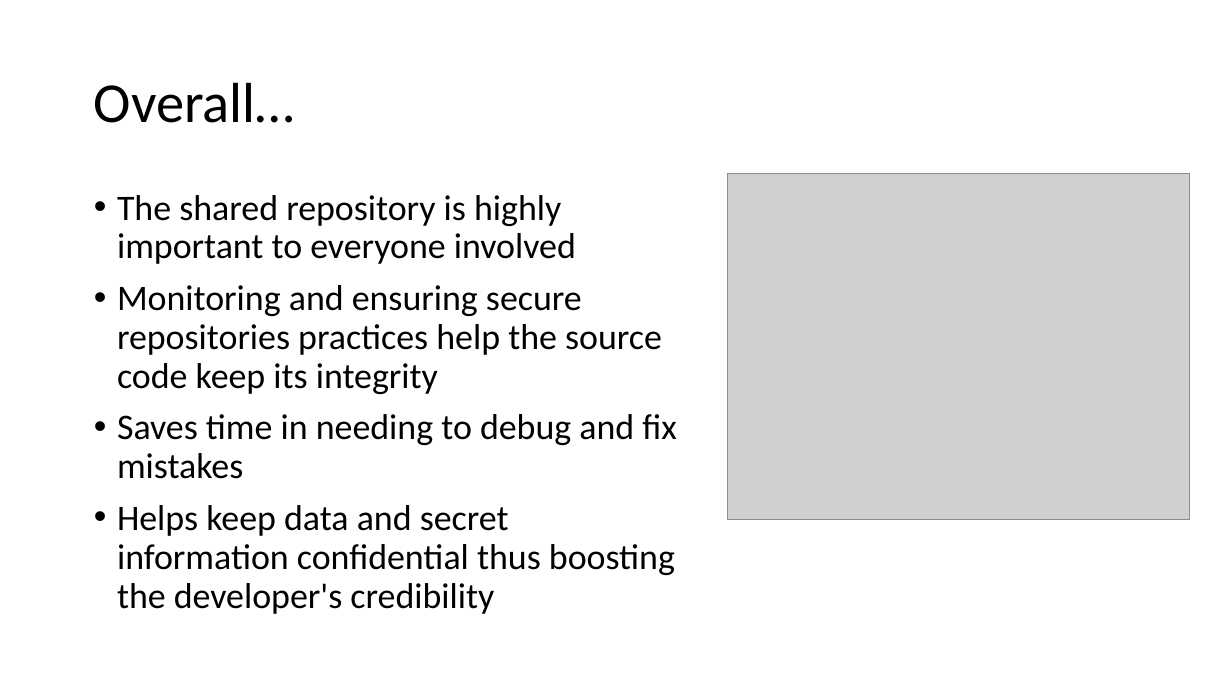
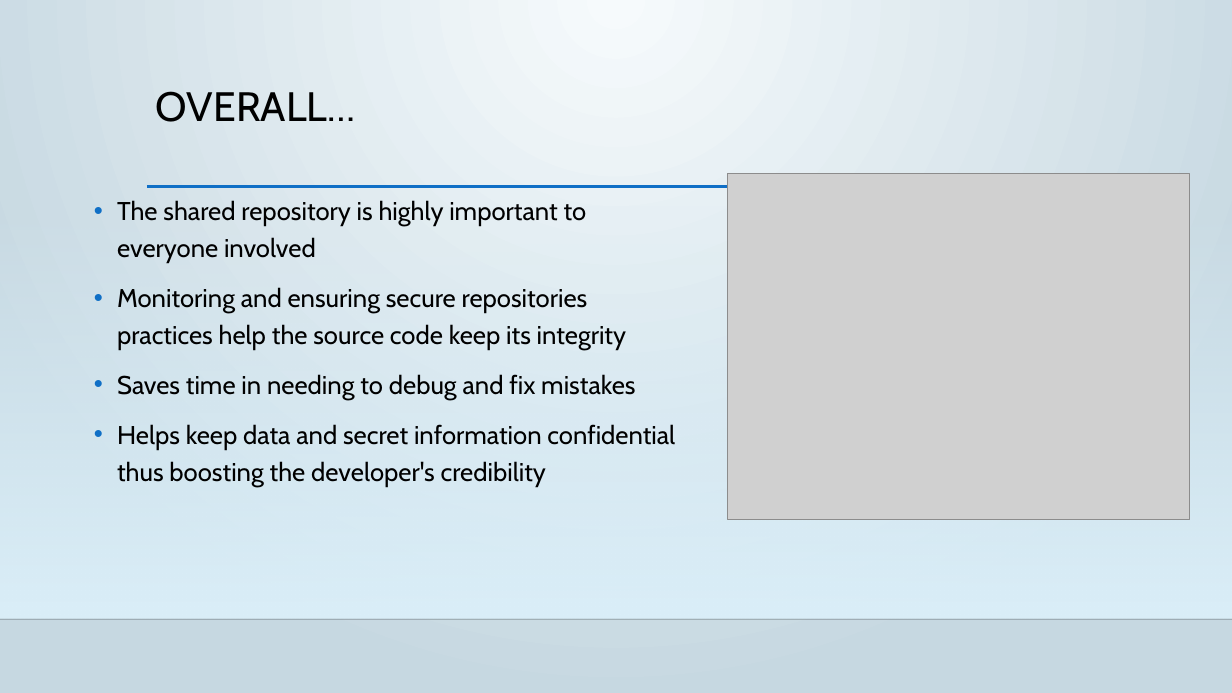
Before and after one commit to D-Faison/csd-380, a slide deck: slide 8 of module-11/Faison_11_SecuirtyControls.pptx. Drawn at 1232x693 pixels with LibreOffice and Linux fonts; fonts in the diff are those of the drawing; grey boxes stand for pictures; background and template pictures are left out. Boxes give left, top, right and bottom in pixels: in the first picture for what was removed or moved away, otherwise in the second. Text is boxed around its words. In the diff, an @@ line names an element or a change of style, - is before the commit and + after.

```diff
--- a/module-11/Faison_11_SecuirtyControls.pptx
+++ b/module-11/Faison_11_SecuirtyControls.pptx
@@ background #FFFFFF to gradient #F6FBFD to #C7D9E2 @@
@@ title "OVERALL…" at (156, 91, 355, 122): vertical alignment middle to top @@
@@ title at (156, 91, 355, 122): text changed; size 44 to 32 pt; font Calibri to Cabin @@
-Overall…
+OVERALL…
@@ rectangle added at (0, 204, 1232, 619), fill gradient #DBEFF9 @@
@@ text "The shared repository is highly ..." at (117, 200, 675, 486): size 28 to 20 pt, font Calibri to Cabin; line spacing 0.9 to 1.2 @@
@@ line added from (147, 187) to (1118, 187), #0F6FC6 2.5 pt @@
@@ line added from (0, 619) to (1232, 619), #000001 1 pt @@
```
Also in this commit, not shown: 8 other slides changed.
